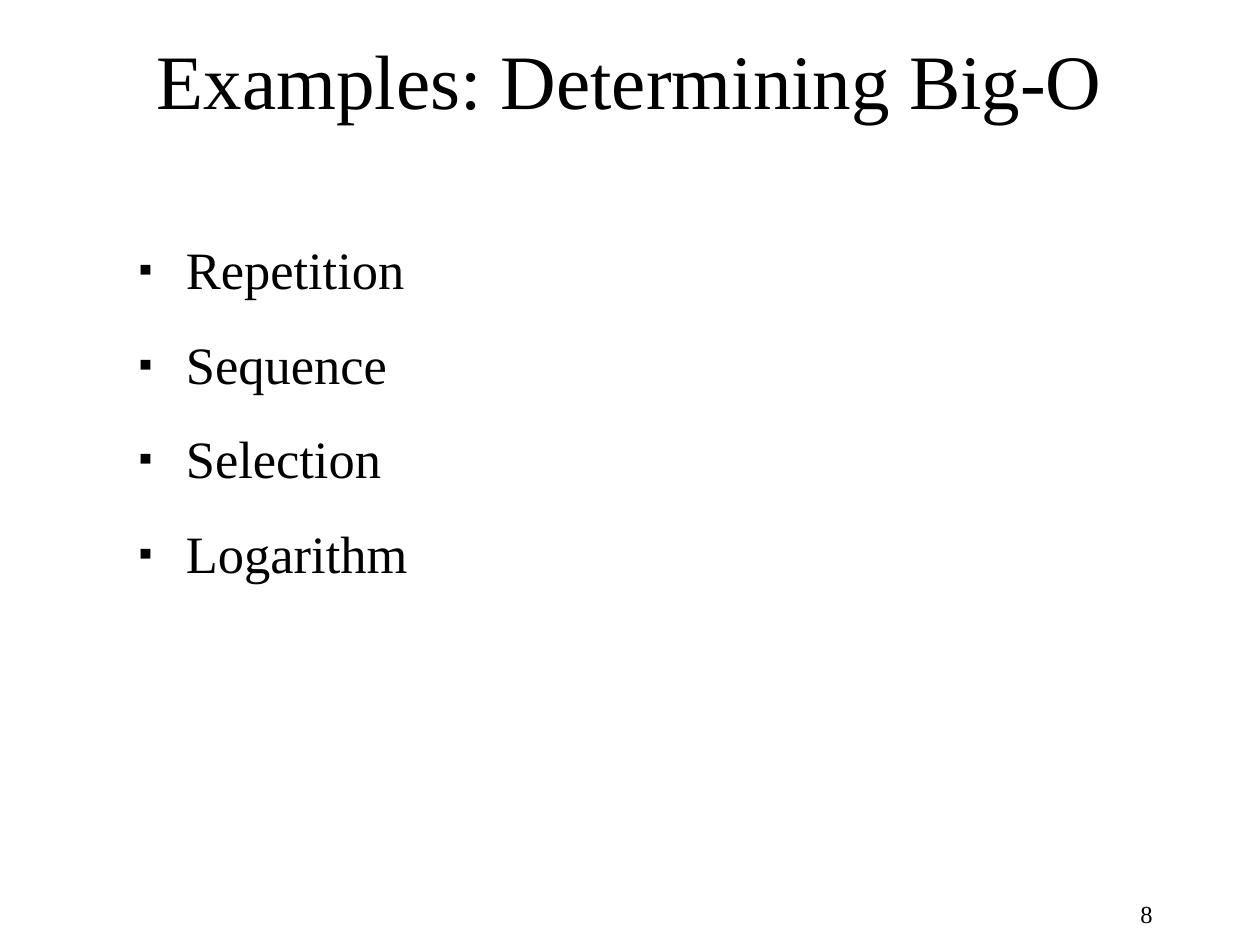
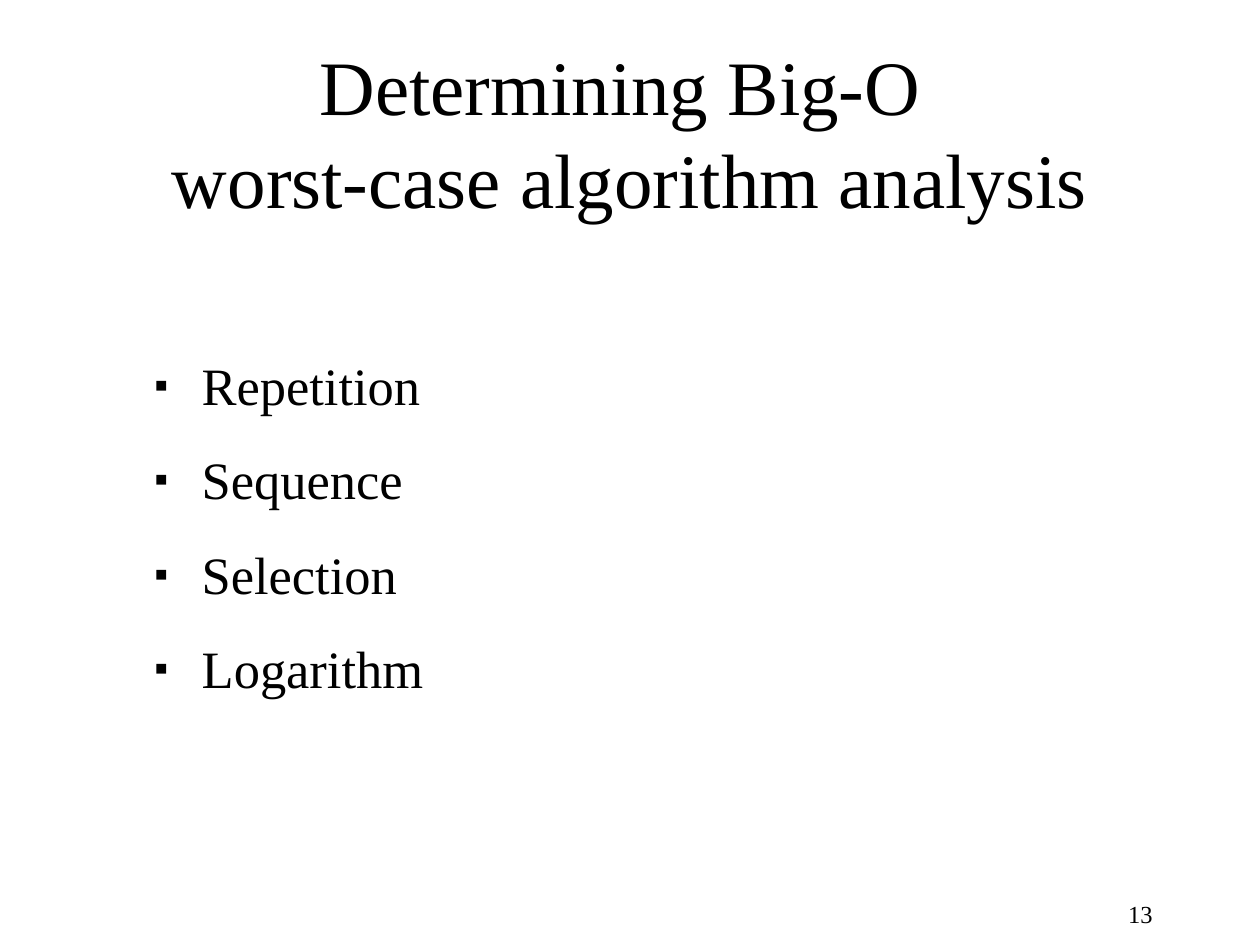
Before and after one commit to bzartoshty/bzartoshty.github.io, a slide deck: slide 13 of COMP182/Lectures/Lecture6/Lecture06.pptx (slide 8 before the commit). Drawn at 1260x945 pixels with LibreOffice and Linux fonts; fonts in the diff are those of the drawing. Boxes give left, top, right and bottom in pixels: in the first picture for what was removed or moved away, otherwise in the second. Text is boxed around its words. In the diff, an @@ line names an element or a change of style, - is before the commit and + after.

```diff
--- a/COMP182/Lectures/Lecture6/Lecture06.pptx
+++ b/COMP182/Lectures/Lecture6/Lecture06.pptx
@@ title at (x1=172, y1=64, x2=1087, y2=223): text changed @@
-Examples: Determining Big-O
+Determining Big-O
+worst-case algorithm analysis
@@ text "Repetition" moved from (x1=186, y1=254, x2=407, y2=584) to (x1=202, y1=370, x2=423, y2=699) @@
@@ page number at (x1=1128, y1=906, x2=1153, y2=924): text changed @@
-8
+13
```
Also in this commit, not shown: 8 slides added, 1 other file.
